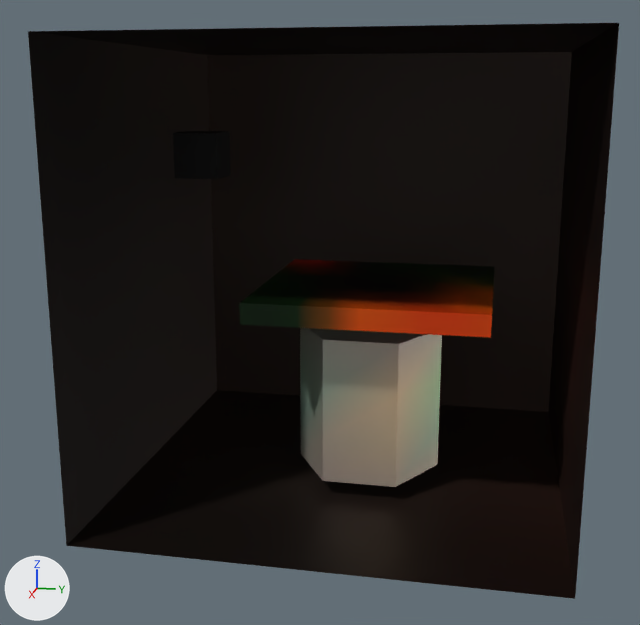
A saved change to the glTF model untitled1.glb.
Both versions are drawn from a 50 mm camera at (12.06, 1.95, 3.35) aimed at (0.23, -0.42, 0.39). The lights are fixed; the arrows at lower left show +X, +Y and +Z. Where no turn or scale is listed for an object, it has been applied to the vertices. Vertices at the same position are counted once.
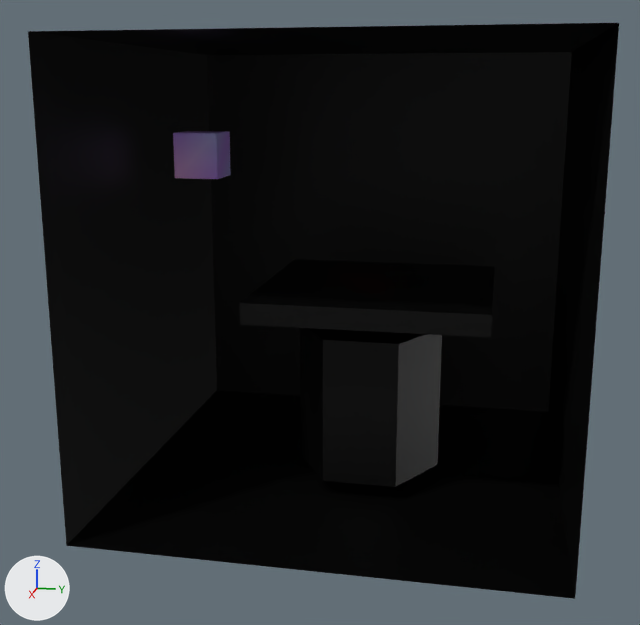
Location of each change, (x1, y1, x2, y2) in pixels of the pictures (640 x 625 px):
part 1 of me_cube_002, recoloured
    both: (239, 261, 434, 328)
part 2 of me_cube_002, recoloured (brown to black)
    both: (295, 259, 494, 338)
part 3 of me_cube_002, recoloured (brown to black)
    both: (285, 260, 492, 329)
part 4 of me_cube_001, recoloured (black to purple)
    both: (173, 131, 231, 179)
part 5 of me_cylinder, recoloured (grey to black)
    both: (300, 328, 426, 481)
part 6 of me_cylinder, recoloured (brown to black)
    both: (323, 334, 442, 487)
part 7 of me_cylinder, recoloured
    both: (300, 372, 322, 414)
part 8 of me_cube_003, recoloured
    both: (108, 36, 597, 554)
part 9 of me_cube_003, recoloured
    both: (28, 23, 619, 599)

The change in detail:
me_cube_002 has 108 vertices, 212 faces and spans x -1.0..1.0, y -1.0..1.0, z -1.0..1.0.
me_cube_002 is used by ob_cube_002; location (-0.02, 0.37, 0.65); scale (-1.57, -1.57, -0.141).
me_cube_002 part 1: 64 faces centred in x -1.0..1.0, y -0.91..1.0, z -1.0..1.0 are repainted in the vertex colours; the middle colour goes from black #002000 to black #000000.
me_cube_002 part 2: 55 faces centred in x -1.0..1.0, y -1.0..1.0, z -1.0..1.0 are repainted in the vertex colours; the middle colour goes from orange #ff5500 to black #000000.
me_cube_002 part 3: 43 faces centred in x -1.0..1.0, y -1.0..1.0, z -1.0..1.0 are repainted in the vertex colours; the middle colour goes from brown #6d2d00 to black #000000.
me_cube_001 has 8 vertices, 12 faces and spans x -0.32..0.32, y -0.32..0.32, z -0.32..0.32.
me_cube_001 is used by ob_cube_001; location (-0.44, -2.3, 2.5).
me_cube_001 part 4: 12 faces centred in x -0.32..0.32, y -0.32..0.32, z -0.32..0.32 are repainted in the vertex colours; the middle colour goes from black #000000 to purple #cc99ff.
me_cylinder has 24 vertices, 44 faces and spans x -0.87..0.87, y -1.0..1.0, z -1.0..1.0.
me_cylinder is used by ob_cylinder; location (0.16, 0.28, -0.78).
me_cylinder part 5: 25 faces centred in x -0.87..0.87, y -0.83..0.83, z -1.0..1.0 are repainted in the vertex colours; the middle colour goes from light grey #c8c8b4 to black #000000.
me_cylinder part 6: 13 faces centred in x -0.29..0.87, y -0.17..0.83, z -1.0..0.76 are repainted in the vertex colours; the middle colour goes from beige #d4ccb0 to black #000000.
me_cylinder part 7: 6 faces centred in x -0.87..0.29, y -0.83..0.83, z -0.18..0.51 are repainted in the vertex colours; the middle colour goes from green #add4b2 to black #000000.
me_cube_003 has 193 vertices, 360 faces and spans x -3.0..3.0, y -3.0..3.0, z -3.0..3.0.
me_cube_003 is used by ob_cube; location (0.0, -0.02, 1.0).
me_cube_003 part 8: 273 faces centred in x -3.0..1.67, y -3.0..3.0, z -3.0..3.0 are repainted in the vertex colours; the middle colour goes from brown #352720 to black #000000.
me_cube_003 part 9: 87 faces centred in x 0.67..2.67, y -3.0..3.0, z -3.0..3.0 are repainted in the vertex colours; the middle colour goes from black #241915 to black #000000.
